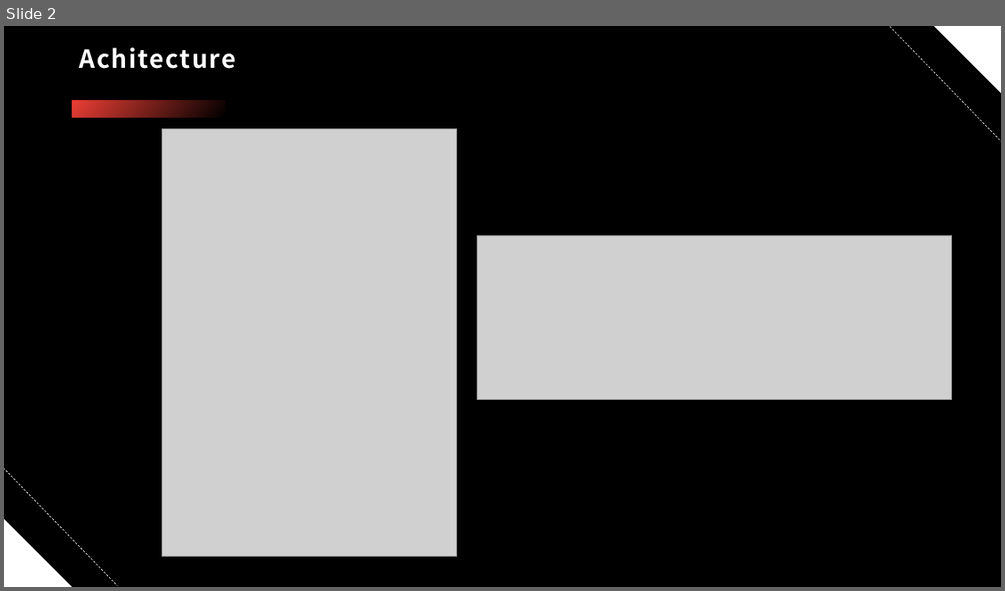
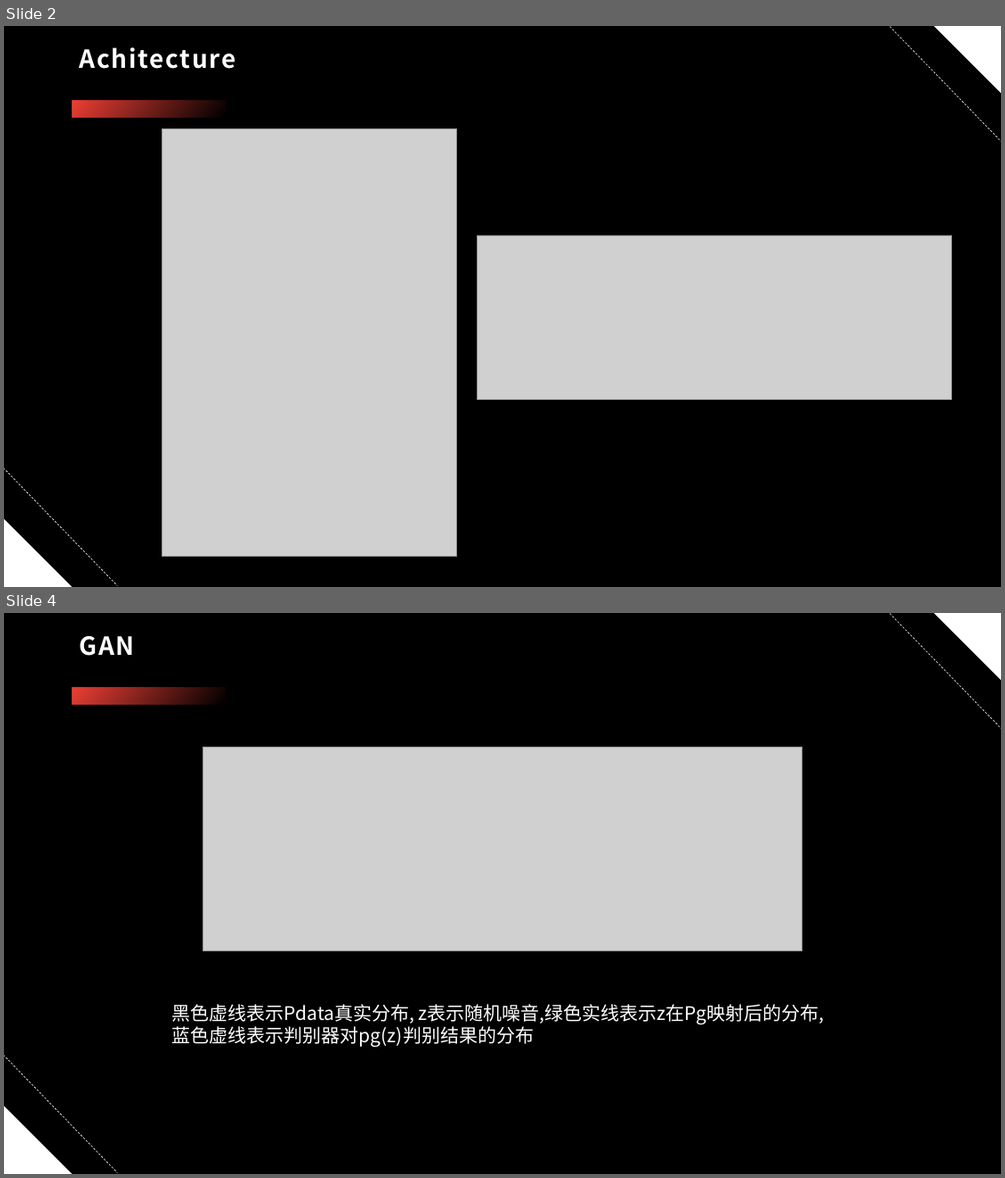
Before and after one commit to heyheyheyheyhey1/USC, a slide deck: study/组会/2023-04-10/jt_report_2023_04_10.pptx. Shown one above the other, each under a label of ours: slide 2 before the commit, slides 2 and 4 after it; the slides between them are not shown. The pictures are 1005x591 and 1005x1178 pixels, drawn with LibreOffice and Linux fonts; fonts in the diff are those of the drawing; grey boxes stand for pictures; background and template pictures are left out. Boxes give left, top, right and bottom in pixels: in the first picture for what was removed or moved away, otherwise in the second. Text is boxed around its words. In the diff, an @@ line names an element or a change of style, - is before the commit and + after.

```diff
--- a/study/组会/2023-04-10/jt_report_2023_04_10.pptx
+++ b/study/组会/2023-04-10/jt_report_2023_04_10.pptx
@@ slide 4 added at <box>4,613,1001,1174</box>, background picture (left out); not listed: 5 template elements that a slide beside it also shows @@
@@ title added at <box>80,636,135,656</box>, 24 pt, text #FFFFFF, bold @@
+GAN
@@ picture added at <box>202,747,802,951</box> @@
@@ text added at <box>172,1004,824,1046</box>, 18 pt, text #FFFFFF @@
+黑色虚线表示Pdata真实分布, z表示随机噪音,绿色实线表示z在Pg映射后的分布,蓝色虚线表示判别器对pg(z)判别结果的分布
```
Also in this commit, not shown: 2 slides changed, 5 other slides added.
